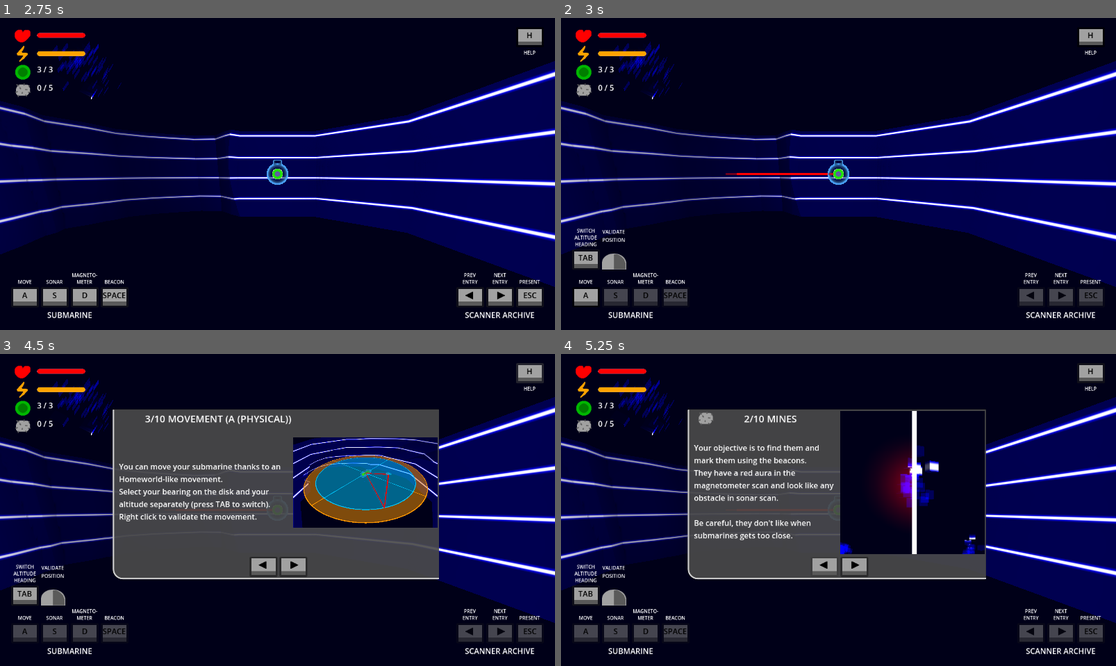
Above: before the commit, frames 1-4 (two rows, left to right).
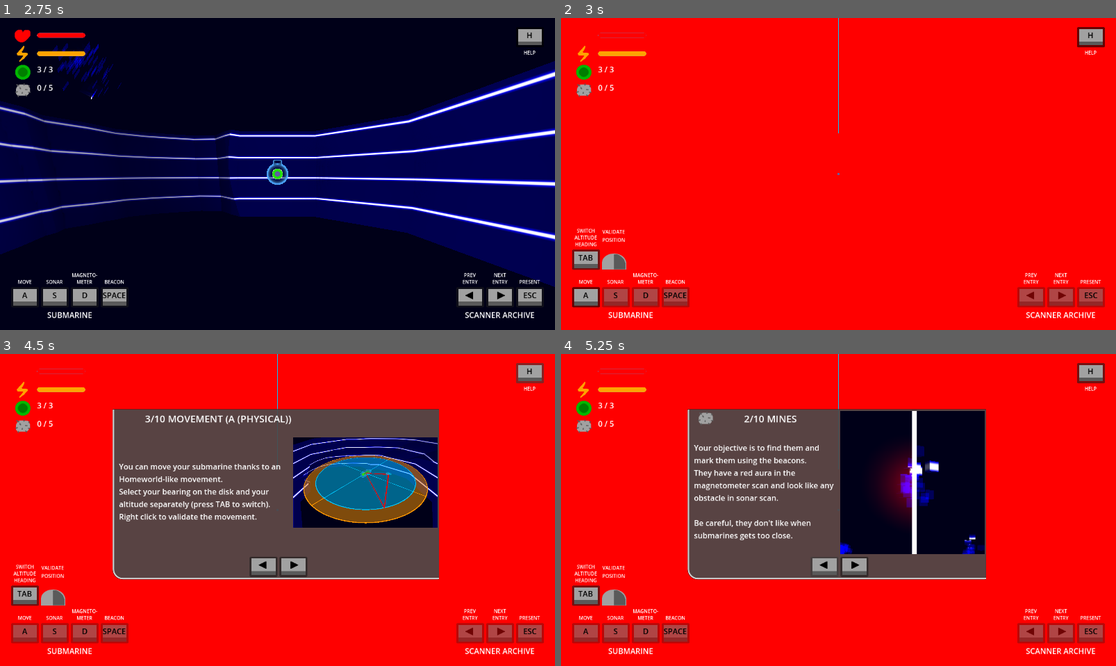
Above: after the commit, the same moments.

Repository: squirrelsoftcompany/LD57
Game: Godot game, scene res://Scenes/test_scene.tscn
Two runs of this game, one before a commit and one after it. Both use one fixed random seed, a clock stepped at 60 frames per second and the inputs below.
Inputs (mouse positions are in pixels of both pictures, inside the frame that each line leads up to):
- Up to frame 1 (2.75 s): click (294, 230) at 0.5 s; click (294, 230) at 1.25 s; click "H" at 2 s
- Up to frame 2 (3 s): click "A" at 2.75 s
- Up to frame 3 (4.5 s): click "Tab" at 3.5 s; click "H" at 4.25 s
- Up to frame 4 (5.25 s): click (821, 566) at 5 s

Frame 1 is identical in both runs. In frame 2, 98% of the frame differs, in the area x 0-100%, y 0-100%; in frame 3, 67%; in frame 4, 70%.

Commit message:
try to fix random bug on first MI fucked up position

Diff:
--- a/Scripts/IngameUI/MovingInteraction.gd
+++ b/Scripts/IngameUI/MovingInteraction.gd
@@ -33,6 +33,8 @@
 func _on_visibility_changed() -> void:
 	if visible:
 		GlobalEventHolder.emit_signal("player_start_mi")
+		_candidate_position = global_position
+		_candidate_azimuth_distance = global_position
 		_candidate_altitude = 0
 		_switched = false
 		_compute_azimuth_distance(get_viewport().get_mouse_position())
